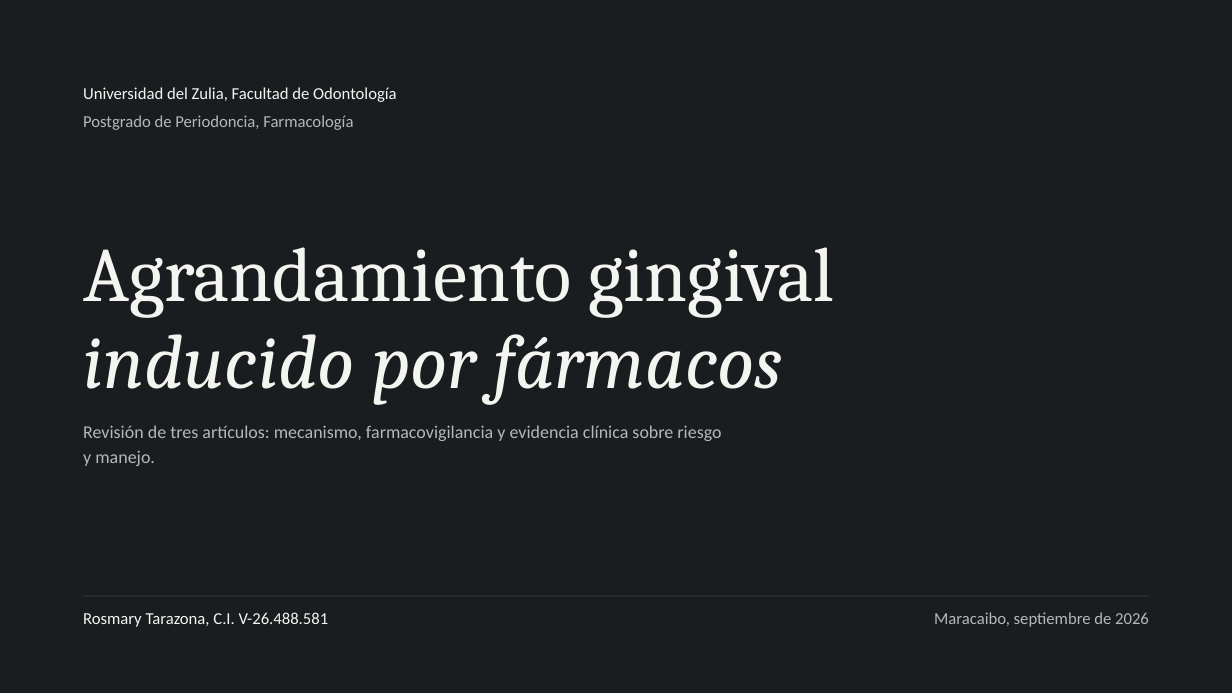
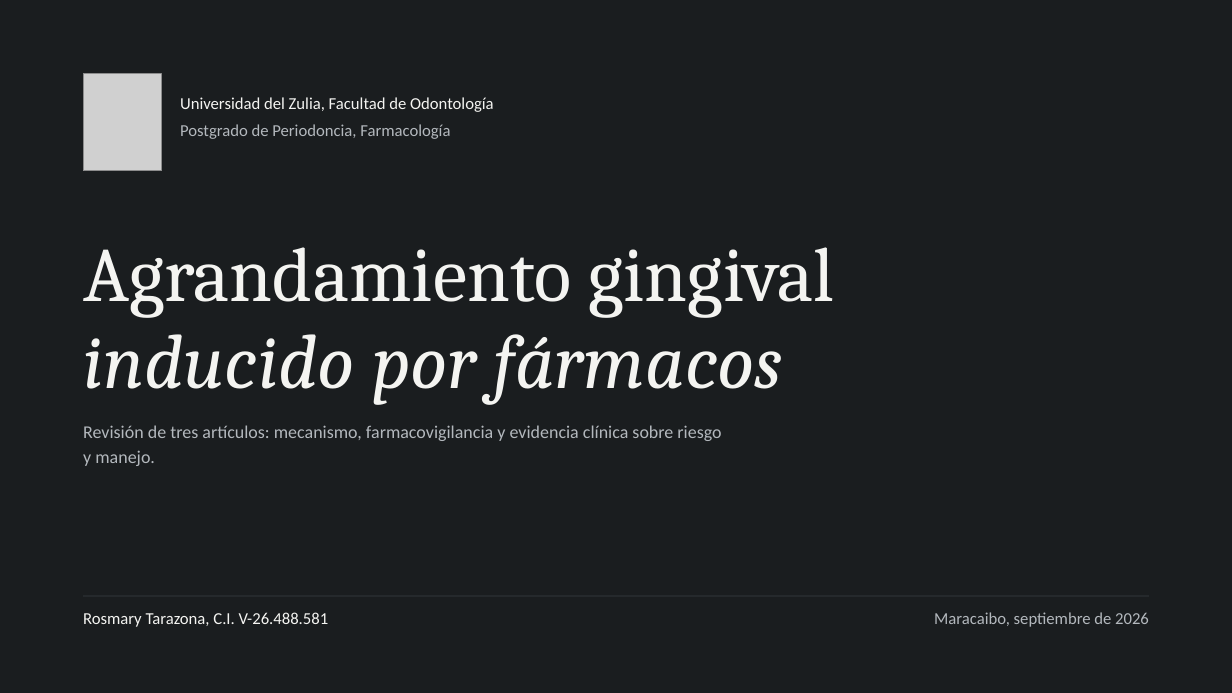
Before and after one commit to Nor2701/sondeo-caiena, a slide deck: slide 1 of docs/presentaciones/Agrandamiento_gingival_inducido_por_farmacos.pptx. Drawn at 1232x693 pixels with LibreOffice and Linux fonts; fonts in the diff are those of the drawing; grey boxes stand for pictures. Boxes give left, top, right and bottom in pixels: in the first picture for what was removed or moved away, otherwise in the second. Text is boxed around its words. In the diff, an @@ line names an element or a change of style, - is before the commit and + after.

```diff
--- a/docs/presentaciones/Agrandamiento_gingival_inducido_por_farmacos.pptx
+++ b/docs/presentaciones/Agrandamiento_gingival_inducido_por_farmacos.pptx
@@ picture added at (83, 74, 162, 171) @@
@@ text "Universidad del Zulia, Facultad de ...": place and size @@
-text "Universidad del Zulia, Facultad de ..." at (83, 87, 397, 102)
+text "Universidad del Zulia, Facultad de ..." at (180, 97, 494, 112)
@@ text "Postgrado de Periodoncia, Farmacología": place and size @@
-text "Postgrado de Periodoncia, Farmacología" at (83, 115, 353, 130)
+text "Postgrado de Periodoncia, Farmacología" at (180, 124, 450, 139)
```
